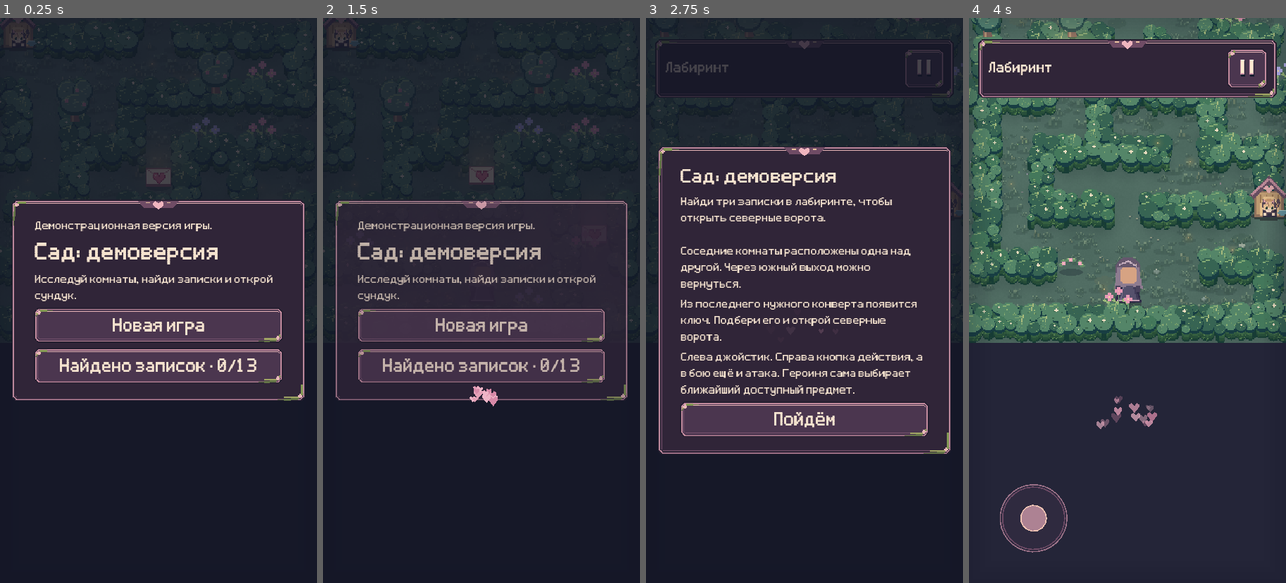
Above: before the commit, frames 1-4 (left to right).
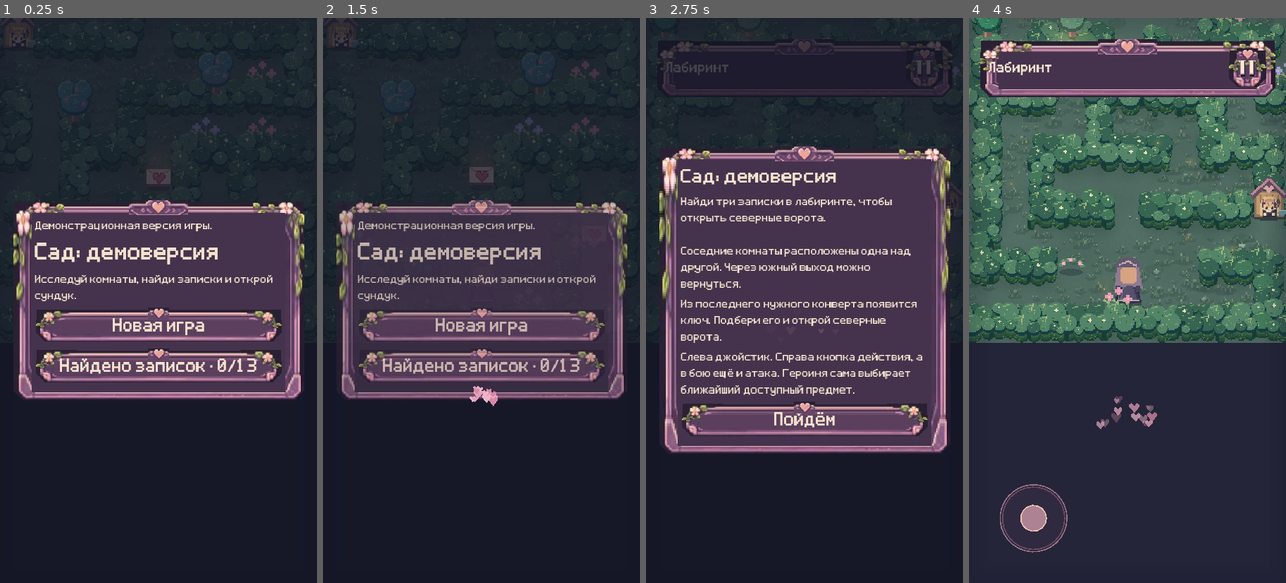
Above: after the commit, the same moments.

Repository: NQUAREx/dina-lovely
Game: Godot game, scene res://main.tscn
Two runs of this game, one before a commit and one after it. Both use one fixed random seed, a clock stepped at 60 frames per second and the inputs below. Sound files missing from this copy of the repository are replaced by a short silence.
Inputs (mouse positions are in pixels of both pictures, inside the frame that each line leads up to):
- Up to frame 1 (0.25 s): no input
- Up to frame 2 (1.5 s): click "Найдено записок · 0/13" at 0.5 s; click "Назад" at 1.25 s
- Up to frame 3 (2.75 s): click "Новая игра" at 2 s
- Up to frame 4 (4 s): click (1247, 68) at 2.75 s; click "Пойдём" at 3.5 s

The runs differ from the first frame. In frame 1, 11% of the frame differs, in the area x 4-97%, y 32-68%; in frame 2, 9.3%; in frame 3, 12%, in the area x 2-98%, y 3-78%; in frame 4, 4.2%.

Commit message:
Extract reference UI frames, fix launch layering and diversify tree colors

Diff:
--- a/scripts/game.gd
+++ b/scripts/game.gd
@@ -346,7 +346,10 @@
 	if border==CREAM:state="pressed"
 	var style:=StyleBoxTexture.new()
 	style.texture=load("res://assets/ui/frame_"+state+".png")
-	for side in [SIDE_LEFT,SIDE_TOP,SIDE_RIGHT,SIDE_BOTTOM]:style.set_texture_margin(side,12)
+	style.set_texture_margin(SIDE_LEFT,34)
+	style.set_texture_margin(SIDE_RIGHT,34)
+	style.set_texture_margin(SIDE_TOP,27)
+	style.set_texture_margin(SIDE_BOTTOM,19)
 	style.content_margin_left=16
 	style.content_margin_right=16
 	style.content_margin_top=8
@@ -376,6 +379,7 @@
 func button(text: String, callback: Callable, width: float = 250) -> Button:
 	var b := Button.new()
 	b.text = text
+	decorate_panel(b)
 	b.custom_minimum_size = Vector2(minf(width, 420), 60)
 	b.add_theme_font_override("font", title_font)
 	b.add_theme_font_size_override("font_size", 30)
--- a/scripts/ui_pattern.gd
+++ b/scripts/ui_pattern.gd
@@ -11,11 +11,6 @@
  position=Vector2.ZERO
  size=panel.size
 func _draw()->void:
- var x:=floorf(size.x/2)
- var heart:=PackedVector2Array([Vector2(-9,3),Vector2(-5,0),Vector2(0,4),Vector2(5,0),Vector2(9,3),Vector2(9,7),Vector2(0,15),Vector2(-9,7)])
- var badge:=PackedVector2Array([Vector2(x-35,2),Vector2(x-25,14),Vector2(x+25,14),Vector2(x+35,2)])
- draw_colored_polygon(badge,Color("6f4c65"))
- for i in range(heart.size()):heart[i]+=Vector2(x,2)
- draw_colored_polygon(heart,Color("efb5be"))
- draw_line(Vector2(x-21,5),Vector2(x-14,5),Color("e9c29e"),2)
- draw_line(Vector2(x+14,5),Vector2(x+21,5),Color("e9c29e"),2)
+ var texture:Texture2D=preload("res://assets/ui/crest_button.png") if panel is Button else preload("res://assets/ui/crest_panel.png")
+ var target:=Vector2(36,20) if panel is Button else Vector2(100,26)
+ draw_texture_rect(texture,Rect2(Vector2((size.x-target.x)/2,0),target),false)
Binary file changed: assets/atlas.png
Binary file changed: assets/hedge_tree.png
Binary file changed: assets/hedge_tree_apples.png
Binary file changed: assets/hedge_tree_apples_variant0.png
Binary file changed: assets/hedge_tree_apples_variant1.png
Binary file changed: assets/hedge_tree_apples_variant2.png
Binary file changed: assets/hedge_tree_apples_variant3.png
Binary file changed: assets/hedge_tree_apples_variant4.png
Binary file changed: assets/hedge_tree_apples_variant5.png
Binary file changed: assets/hedge_tree_variant0.png
Binary file changed: assets/hedge_tree_variant1.png
Binary file changed: assets/hedge_tree_variant2.png
(and 53 more such lines)
